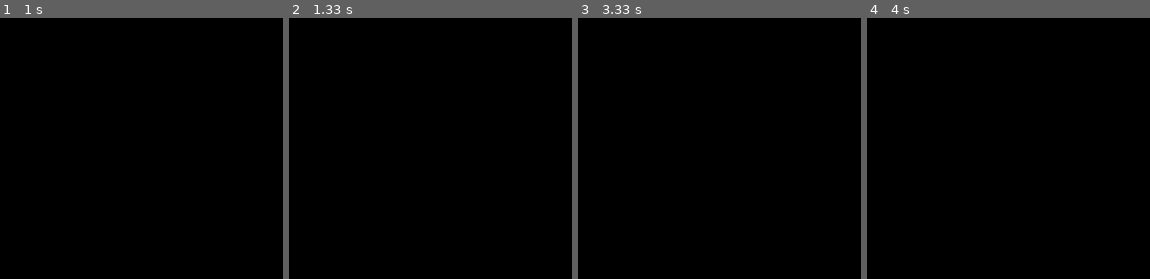
Above: before the commit, frames 1-4 (left to right).
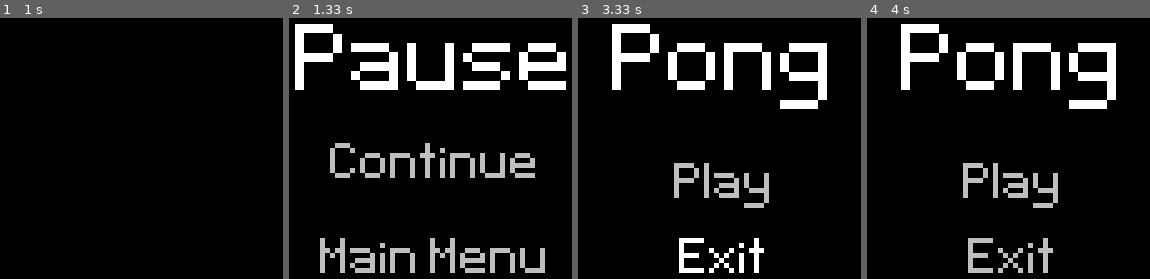
Above: after the commit, the same moments.

Repository: NedzadDonlagic04/pygame-pong
Game: pygame game, started from main.py
Two runs of this game, one before a commit and one after it. Both use one fixed random seed, a clock stepped at 60 frames per second and the inputs below.
Inputs (mouse positions are in pixels of both pictures, inside the frame that each line leads up to):
- Up to frame 1 (1 s): hold Esc 0.33-0.8 s; click (149, 198) at 0.88 s
- Up to frame 2 (1.33 s): hold Esc from 1.17 s (still down); move the mouse to (outside the picture) at 1.2 s
- Up to frame 3 (3.33 s): release Esc at 1.63 s; click (725, 166) at 1.72 s; hold Esc 2-2.47 s; move the mouse to (580, 91) at 2.03 s; click (725, 263) at 3.05 s
- Up to frame 4 (4 s): click (1133, 140) at 3.55 s

Frame 1 is identical in both runs. In frame 2, 15% of the frame differs, in the area x 2-98%, y 2-98%; in frame 3, 9.8%; in frame 4, 9.8%.

Commit message:
Added pause menu functionality

Diff:
--- a/main.py
+++ b/main.py
@@ -5,6 +5,7 @@
 class Game:
     MAIN_MENU = 0
     GAME_ONGOING = 1
+    PAUSE = 2
 
     def __init__(self, width, height, title):
         pygame.init()
@@ -21,14 +22,17 @@
         icon = pygame.image.load('./img/pong-icon.png').convert_alpha()
         pygame.display.set_icon(icon)
 
-        pongText = Text(150, 'Pong', 'White', (width / 2, 100))
-        startText = Text(80, 'Play', 'Gray', (width / 2, pongText.rect.bottom + 70), True)
-        exitText = Text(80, 'Exit', 'Gray', (width / 2, startText.rect.bottom + 50), True)
+        self.pongText = Text(150, 'Pong', 'White', (width / 2, 100))
+        self.startText = Text(80, 'Play', 'Gray', (width / 2, self.pongText.rect.bottom + 70), True)
+        self.exitText = Text(80, 'Exit', 'Gray', (width / 2, self.startText.rect.bottom + 50), True)
 
-        self.startScreenText = pygame.sprite.Group(pongText, startText, exitText)
+        self.pauseText = Text(150, 'Pause', 'White', (width / 2, 100))
+        self.continueText = Text(80, 'Continue', 'Gray', (width / 2, self.pauseText.rect.bottom + 50), True)
+        self.mainMenuText = Text(80, 'Main Menu', 'Gray', (width / 2, self.continueText.rect.bottom + 70), True)
 
         self.mouse = MouseEvent()
 
+        self.onScreenText = pygame.sprite.Group(self.pongText, self.startText, self.exitText)
         self.state = self.MAIN_MENU
 
     def closeGame(self):
@@ -43,15 +47,29 @@
                 elif self.mouse.text == 'Play':
                     self.mouse.text = None
                     self.state = self.GAME_ONGOING
+                elif event.type == pygame.KEYDOWN:
+                    if self.state == self.GAME_ONGOING and event.key == pygame.K_ESCAPE:
+                        self.state = self.PAUSE
+                        self.onScreenText = pygame.sprite.Group(self.pauseText, self.continueText, self.mainMenuText)
+                elif self.mouse.text == 'Main Menu':
+                    self.state = self.MAIN_MENU
+                    self.onScreenText = pygame.sprite.Group(self.pongText, self.startText, self.exitText)
+                elif self.mouse.text == 'Continue':
+                    self.state = self.GAME_ONGOING
+                    self.mouse.text = None
 
             pygame.draw.rect(self.screen, 'Black', (0, 0, self.WIDTH, self.HEIGHT))
 
             if self.state == self.MAIN_MENU:
-                self.startScreenText.update()
-                self.startScreenText.draw(self.screen)
-                self.mouse.detectClick(self.startScreenText)
+                self.onScreenText.update()
+                self.onScreenText.draw(self.screen)
+                self.mouse.detectClick(self.onScreenText)
             elif self.state == self.GAME_ONGOING:
                 print('Game ongoing')
+            elif self.state == self.PAUSE:
+                self.onScreenText.update()
+                self.onScreenText.draw(self.screen)
+                self.mouse.detectClick(self.onScreenText)
 
             pygame.display.update()
             self.clock.tick()
